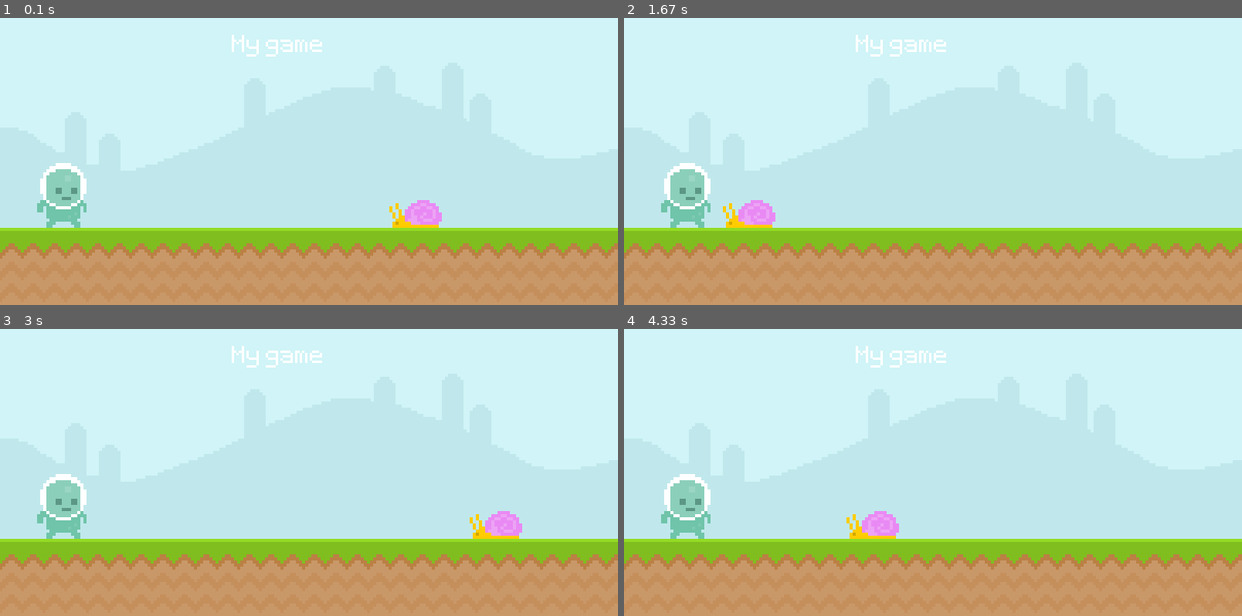
Above: before the commit, frames 1-4 (two rows, left to right).
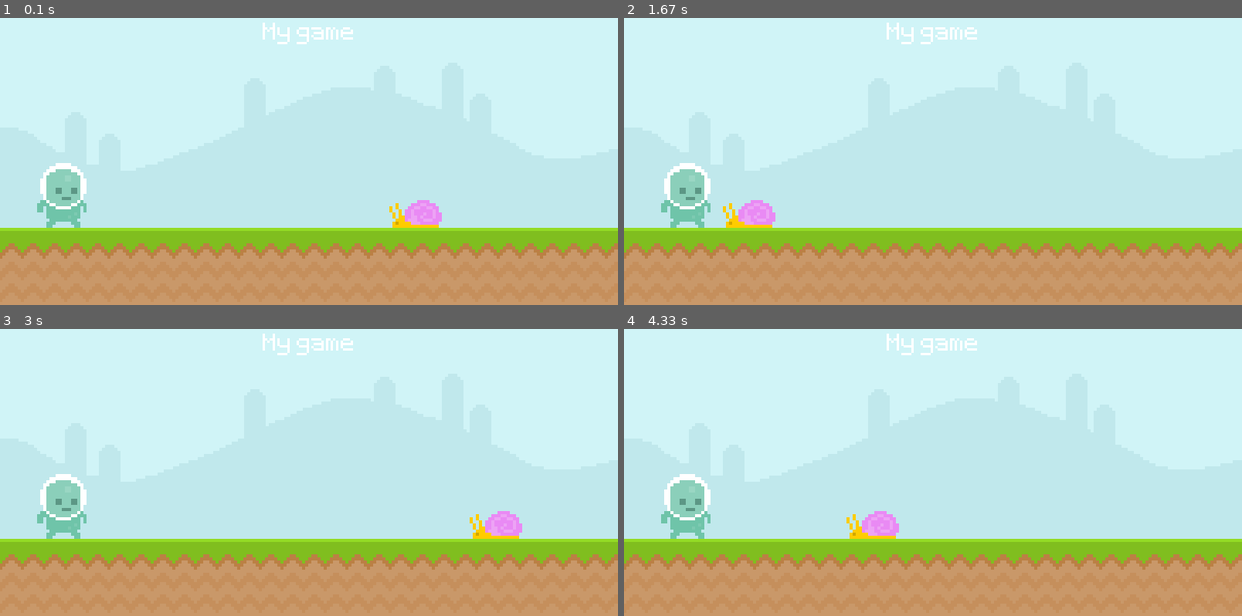
Above: after the commit, the same moments.

Repository: IvanNakov10/Pygame
Game: pygame game, started from pygame.py
The game is run twice, just before and just after one commit, with the same random seed, the same clock (stepped at 60 frames per second) and the same inputs.
Inputs:
- Up to frame 1 (0.1 s): no input
- Up to frame 2 (1.67 s): no input
- Up to frame 3 (3 s): no input
- Up to frame 4 (4.33 s): no input

The runs differ from the first frame. In frame 1, 0.6% of the frame differs, in the area x 37-58%, y 1-14%; in frame 2, 0.6%; in frame 3, 0.6%; in frame 4, 0.6%.

Commit message:
score center

Diff:
--- a/pygame.py
+++ b/pygame.py
@@ -12,6 +12,7 @@
 font = pygame.font.Font('Pygame/font/Pixeltype.ttf', 50)
 
 text_surface = font.render('My game', False, 'White')
+score_rect = text_surface.get_rect(center = (400, 50))
 
 snail = pygame.image.load('Pygame/graphics/snail/snail1.png').convert_alpha()
 snail_rect = snail.get_rect(bottomright = (600, 300))
@@ -27,7 +28,7 @@
 
     Screen.blit(surface,(0,0))
     Screen.blit(ground,(0,300))
-    Screen.blit(text_surface,(300,50))
+    Screen.blit(text_surface, score_rect)
     snail_rect.left -= 4
     if snail_rect.left <= 0:
         snail_rect.left = 800
